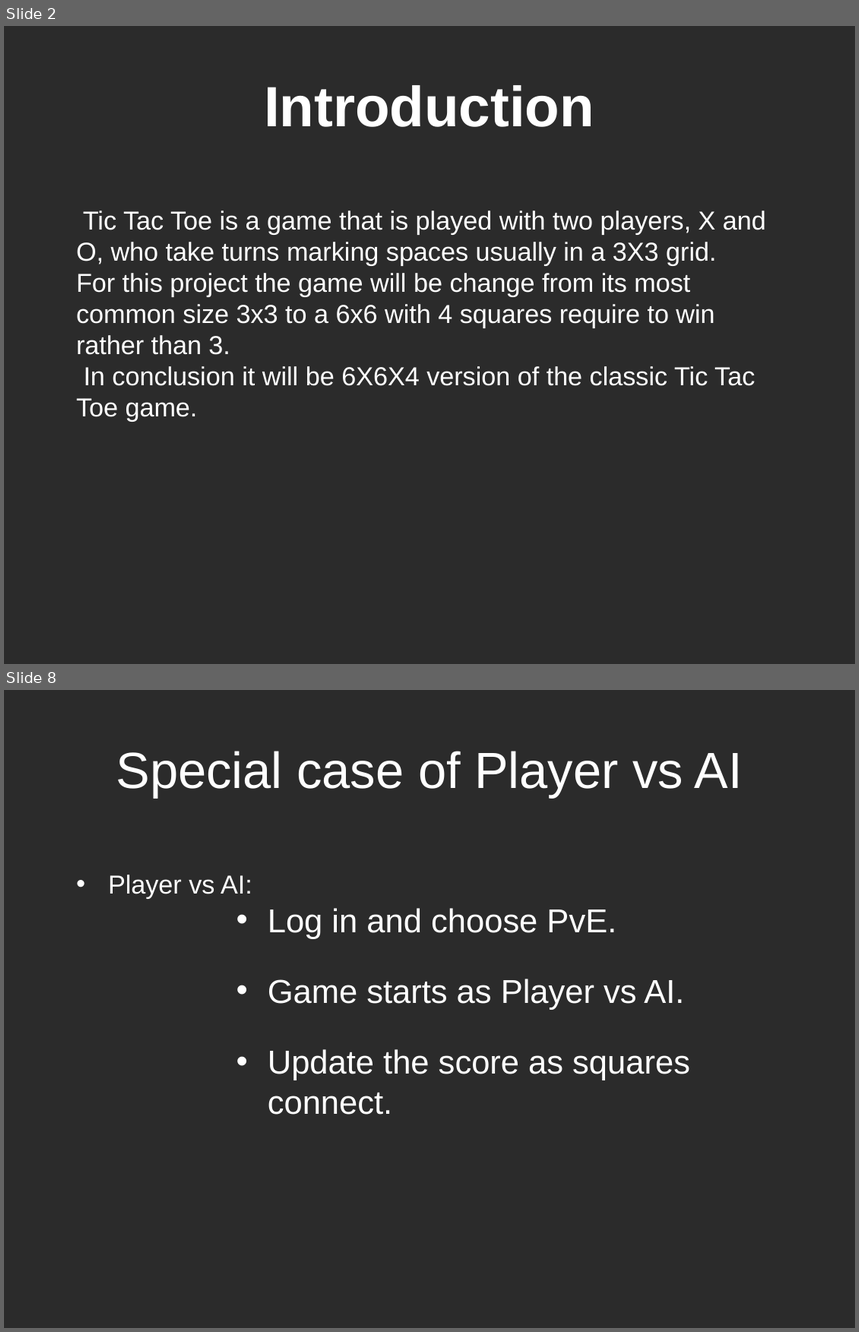
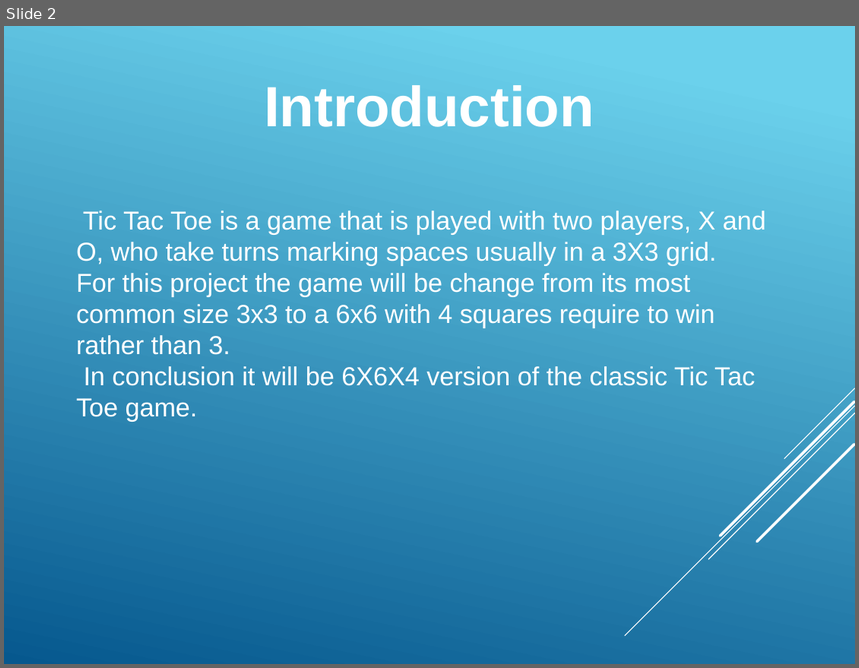
Before and after one commit to Amatarasu/A-Team, a slide deck: Power Point Presentation-bk.pptx. Shown one above the other, each under a label of ours: slides 2 and 8 before the commit, slide 2 after it; the slides between them are not shown. The pictures are 859x1332 and 859x668 pixels, drawn with LibreOffice and Linux fonts; fonts in the diff are those of the drawing; background and template pictures are left out; a plain dark background stands for a picture behind light text. Boxes give left, top, right and bottom in pixels: in the first picture for what was removed or moved away, otherwise in the second. Text is boxed around its words. In the diff, an @@ line names an element or a change of style, - is before the commit and + after.

Commit message:
changed the use case, updated documenation, updated power point, still working on other stuff as well

```diff
--- a/Power Point Presentation-bk.pptx
+++ b/Power Point Presentation-bk.pptx
@@ slide 8 removed at (4, 690, 855, 1328), background picture (left out) @@
@@ text removed at (116, 751, 743, 798) @@
-Special case of Player vs AI
@@ text removed at (108, 875, 690, 1115) @@
-• Player vs AI:
-          • Log in and choose PvE.
-          • Game starts as Player vs AI.
-          • Update the score as squares connect.
@@ slide 2 changed as well @@
@@ background picture (left out) to gradient #6ED2EB to #06588E @@
@@ group added at (626, 389, 855, 636): 5 lines @@
```
Also in this commit, not shown: 2 other slides changed, 10 slides added, 5 other slides removed, 5 other files.
